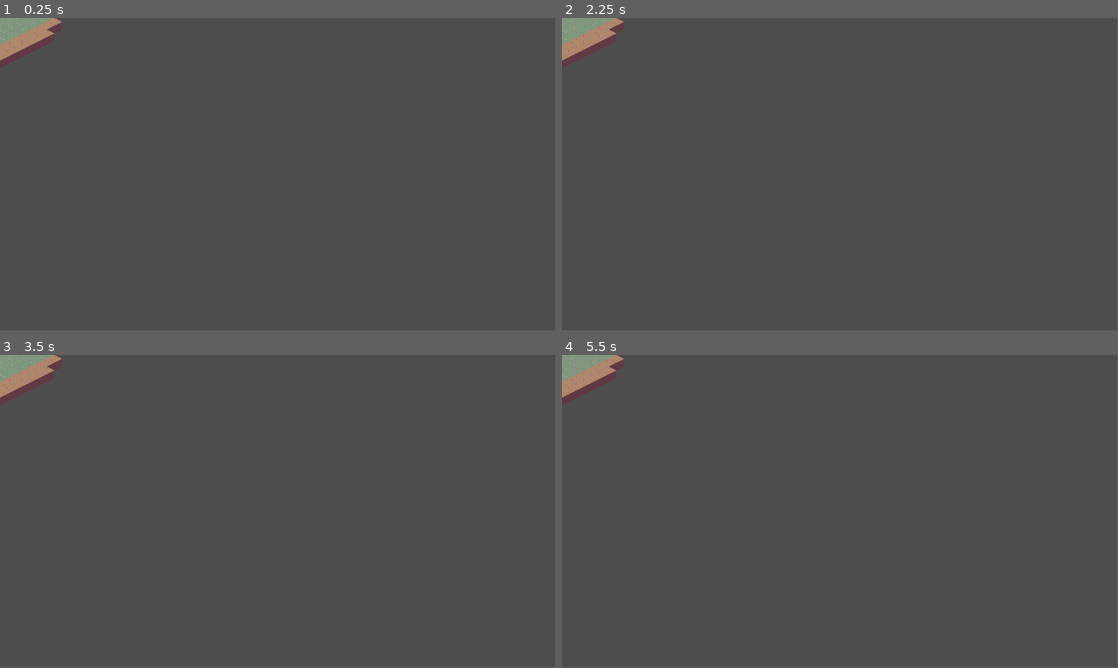
Above: before the commit, frames 1-4 (two rows, left to right).
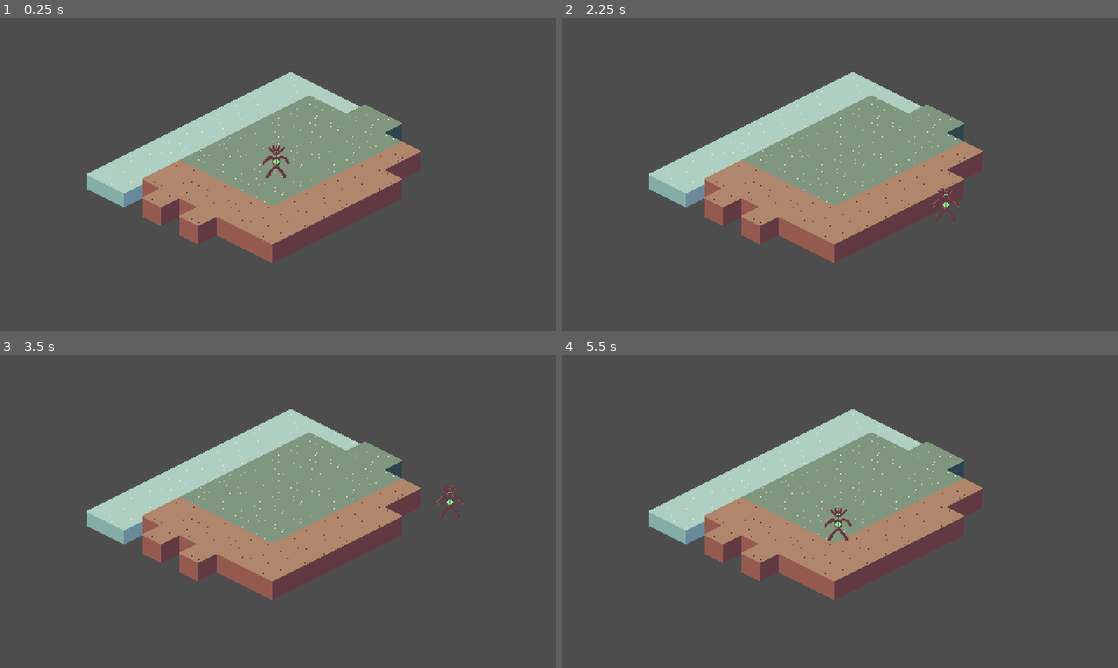
Above: after the commit, the same moments.

Repository: TylerFruik/todiefor
Game: Godot game, scene res://scenes/world.tscn
The game is run twice, just before and just after one commit, with the same random seed, the same clock (stepped at 60 frames per second) and the same inputs.
Inputs:
- Up to frame 1 (0.25 s): no input
- Up to frame 2 (2.25 s): tap Enter at 0.5 s; hold D (right, bound only after the commit) 0.53-1.28 s; hold S (down, bound only after the commit) 1.28-2.03 s; hold D (right, bound only after the commit) from 2.03 s (still down)
- Up to frame 3 (3.5 s): tap Space at 2.75 s; release D (right, bound only after the commit) at 2.78 s; hold W (up, bound only after the commit) from 2.78 s (still down)
- Up to frame 4 (5.5 s): tap Enter at 3.5 s; release W (up, bound only after the commit) at 3.53 s; hold A (left, bound only after the commit) 3.53-5.03 s; hold S (down, bound only after the commit) from 5.03 s (still down)
The window is 799x449 before the commit and 800x450 after it. Grey fills any space a smaller window leaves; there, only what the larger window draws over its background counts as a difference.

The runs differ from the first frame. In frame 1, 20% of the frame differs, in the area x 0-76%, y 0-79%; in frame 2, 20%; in frame 3, 20%, in the area x 0-84%, y 0-79%; in frame 4, 20%.

Commit message:
Added simple movement to Player

Diff:
--- a/to-die-for/project.godot
+++ b/to-die-for/project.godot
@@ -15,6 +15,41 @@
 config/features=PackedStringArray("4.6", "Forward Plus")
 config/icon="res://icon.svg"
 
+[display]
+
+window/size/viewport_width=480
+window/size/viewport_height=270
+window/size/window_width_override=810
+window/size/window_height_override=540
+window/stretch/mode="viewport"
+
+[input]
+
+up={
+"deadzone": 0.2,
+"events": [Object(InputEventKey,"resource_local_to_scene":false,"resource_name":"","device":-1,"window_id":0,"alt_pressed":false,"shift_pressed":false,"ctrl_pressed":false,"meta_pressed":false,"pressed":false,"keycode":0,"physical_keycode":87,"key_label":0,"unicode":119,"location":0,"echo":false,"script":null)
+, Object(InputEventJoypadMotion,"resource_local_to_scene":false,"resource_name":"","device":-1,"axis":1,"axis_value":-1.0,"script":null)
+]
+}
+down={
+"deadzone": 0.2,
+"events": [Object(InputEventKey,"resource_local_to_scene":false,"resource_name":"","device":-1,"window_id":0,"alt_pressed":false,"shift_pressed":false,"ctrl_pressed":false,"meta_pressed":false,"pressed":false,"keycode":0,"physical_keycode":83,"key_label":0,"unicode":115,"location":0,"echo":false,"script":null)
+, Object(InputEventJoypadMotion,"resource_local_to_scene":false,"resource_name":"","device":-1,"axis":1,"axis_value":1.0,"script":null)
+]
+}
+left={
+"deadzone": 0.2,
+"events": [Object(InputEventKey,"resource_local_to_scene":false,"resource_name":"","device":-1,"window_id":0,"alt_pressed":false,"shift_pressed":false,"ctrl_pressed":false,"meta_pressed":false,"pressed":false,"keycode":0,"physical_keycode":65,"key_label":0,"unicode":97,"location":0,"echo":false,"script":null)
+, Object(InputEventJoypadMotion,"resource_local_to_scene":false,"resource_name":"","device":-1,"axis":0,"axis_value":-1.0,"script":null)
+]
+}
+right={
+"deadzone": 0.2,
+"events": [Object(InputEventKey,"resource_local_to_scene":false,"resource_name":"","device":-1,"window_id":0,"alt_pressed":false,"shift_pressed":false,"ctrl_pressed":false,"meta_pressed":false,"pressed":false,"keycode":0,"physical_keycode":68,"key_label":0,"unicode":100,"location":0,"echo":false,"script":null)
+, Object(InputEventJoypadMotion,"resource_local_to_scene":false,"resource_name":"","device":-1,"axis":0,"axis_value":1.0,"script":null)
+]
+}
+
 [physics]
 
 3d/physics_engine="Jolt Physics"
--- a/to-die-for/scenes/little_tree_guy.tscn
+++ b/to-die-for/scenes/little_tree_guy.tscn
@@ -1,17 +1,19 @@
 [gd_scene format=3 uid="uid://dtjktlf1gpaxl"]
 
 [ext_resource type="Texture2D" uid="uid://dbs31uadh0tn" path="res://assets/littletreeman.png" id="1_nu63s"]
+[ext_resource type="Script" uid="uid://r828akbe15yo" path="res://scripts/player.gd" id="1_uollg"]
 
 [sub_resource type="CircleShape2D" id="CircleShape2D_uollg"]
 radius = 7.0
 
-[node name="LittleTreeGuy" type="Node2D" unique_id=793040490]
+[node name="Player" type="Node2D" unique_id=793040490]
 
 [node name="CharacterBody2D" type="CharacterBody2D" parent="." unique_id=222508695]
+script = ExtResource("1_uollg")
 
 [node name="CollisionShape2D" type="CollisionShape2D" parent="CharacterBody2D" unique_id=334976519]
 shape = SubResource("CircleShape2D_uollg")
 
 [node name="Sprite2D" type="Sprite2D" parent="CharacterBody2D" unique_id=602504638]
-position = Vector2(2, -10)
+position = Vector2(2, -11)
 texture = ExtResource("1_nu63s")
--- a/to-die-for/scenes/world.tscn
+++ b/to-die-for/scenes/world.tscn
@@ -2,6 +2,7 @@
 
 [ext_resource type="Texture2D" uid="uid://cgcbobkl6y3qq" path="res://assets/placeholderTilemap.png" id="1_nnsk1"]
 [ext_resource type="Texture2D" uid="uid://1rpgvfut7hrv" path="res://assets/simpleTilemap.png" id="2_rwgxs"]
+[ext_resource type="PackedScene" uid="uid://dtjktlf1gpaxl" path="res://scenes/little_tree_guy.tscn" id="3_4wyf3"]
 
 [sub_resource type="TileSetAtlasSource" id="TileSetAtlasSource_rwgxs"]
 texture = ExtResource("1_nnsk1")
@@ -56,5 +57,9 @@
 [node name="TileMapLayer" type="TileMapLayer" parent="." unique_id=1621245178]
 y_sort_enabled = true
 texture_filter = 1
+position = Vector2(235, 107)
 tile_map_data = PackedByteArray("AAD//wAAAQAAAAAAAAD//wEAAQAAAAIAAAD+////AQAAAAMAAAD///7/AQAAAAEAAAD///3/AQAAAAIAAAAAAP …(1344 unchanged characters)…
 tile_set = SubResource("TileSet_4wyf3")
+
+[node name="LittleTreeGuy" parent="." unique_id=793040490 instance=ExtResource("3_4wyf3")]
+position = Vector2(238, 135)
--- /dev/null
+++ b/to-die-for/scripts/player.gd
@@ -0,0 +1,25 @@
+class_name Player extends CharacterBody2D
+#class_name Player allows us to reference this script outside of this script
+#extends CharacterBody2D lets script know this is the type of Node we are controling
+
+var move_speed : float = 50
+
+# Called when the node enters the scene tree for the first time.
+func _ready() -> void:
+	pass # Replace with function body.
+
+
+# Called every frame. 'delta' is the elapsed time since the previous frame.
+func _process(delta: float) -> void:
+
+	var direction : Vector2 = Vector2.ZERO
+	direction.x = Input.get_action_strength("right")*2 - Input.get_action_strength("left")*2
+	direction.y = Input.get_action_strength("down") - Input.get_action_strength("up")
+	#change later
+
+	velocity = direction * move_speed
+
+	pass
+
+func _physics_process(delta: float) -> void:
+	move_and_slide()
Not shown, added: to-die-for/scripts/player.gd.uid
